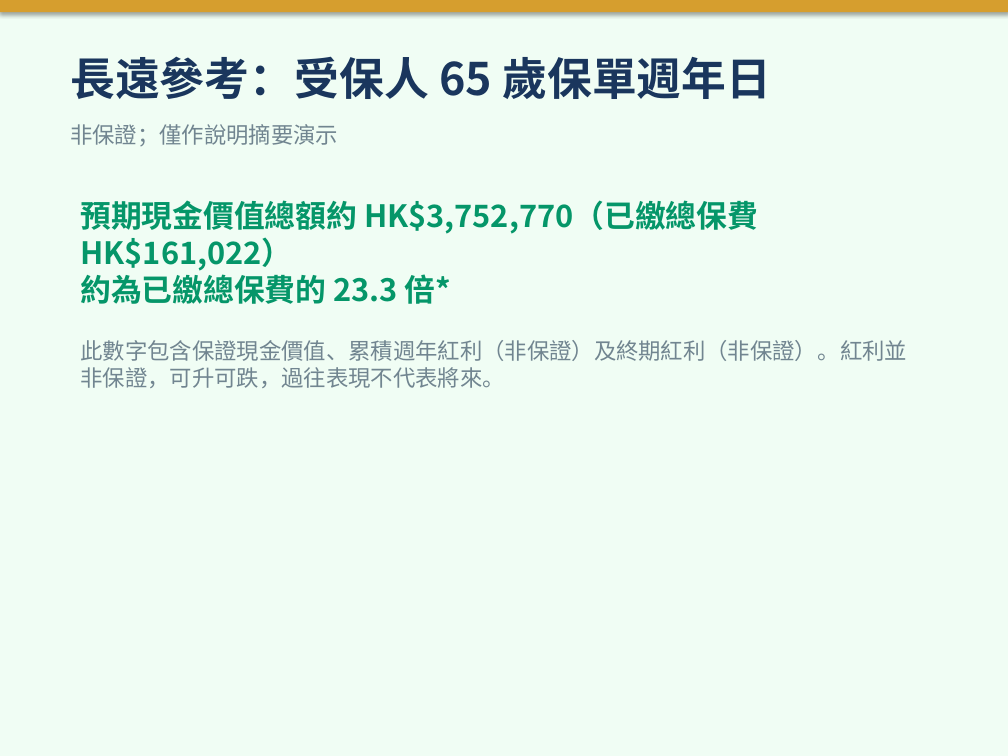
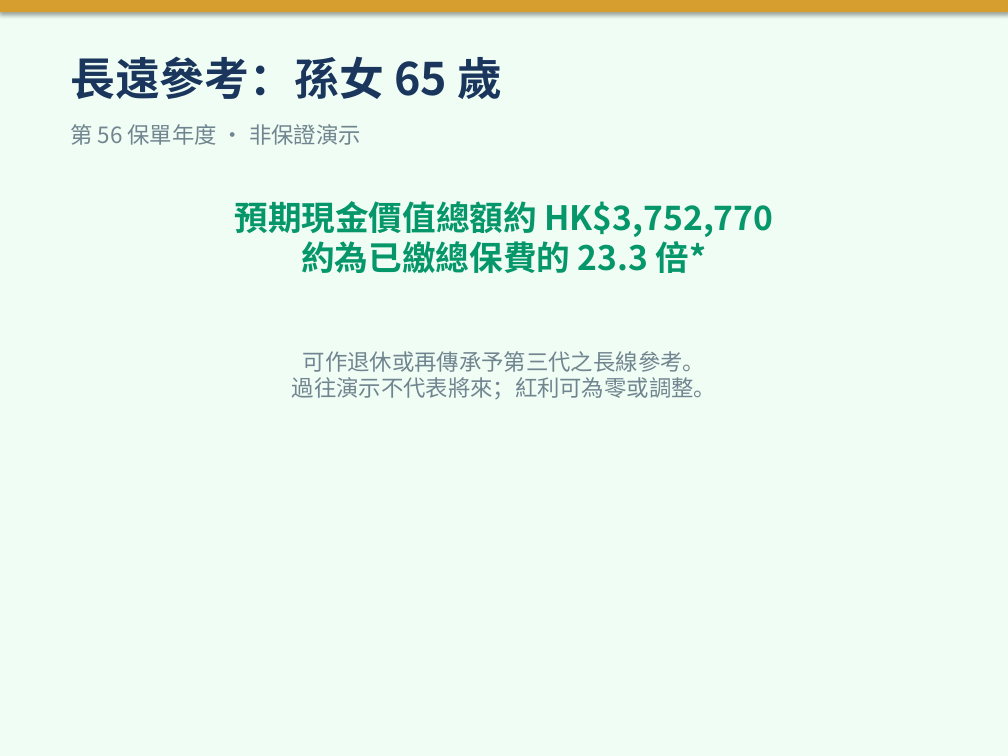
Before and after one commit to hoyinlung25-commits/yuyue-sales, a slide deck: slide 10 of client-base/presentations/Granddaughter_Savings_Plan_BOC.pptx (slide 9 before the commit). Drawn at 1008x756 pixels with LibreOffice and Linux fonts; fonts in the diff are those of the drawing. Boxes give left, top, right and bottom in pixels: in the first picture for what was removed or moved away, otherwise in the second. Text is boxed around its words. In the diff, an @@ line names an element or a change of style, - is before the commit and + after.

```diff
--- a/client-base/presentations/Granddaughter_Savings_Plan_BOC.pptx
+++ b/client-base/presentations/Granddaughter_Savings_Plan_BOC.pptx
@@ text at box(70, 56, 503, 99): text changed @@
-長遠參考：受保人 65 歲保單週年日
+長遠參考：孫女 65 歲
@@ text at box(70, 124, 361, 145): text changed @@
-非保證；僅作說明摘要演示
+第 56 保單年度 · 非保證演示
@@ text at box(234, 201, 774, 273): text changed; size 22 to 24 pt @@
-預期現金價值總額約 HK$3,752,770（已繳總保費 HK$161,022）
-約為已繳總保費的 23.3 倍*
+預期現金價值總額約 HK$3,752,770
+約為已繳總保費的 23.3 倍*
@@ text at box(292, 351, 716, 399): text changed @@
-此數字包含保證現金價值、累積週年紅利（非保證）及終期紅利（非保證）。紅利並非保證，可升可跌，過往表現不代表將來。
+可作退休或再傳承予第三代之長線參考。
+過往演示不代表將來；紅利可為零或調整。
```
Also in this commit, not shown: 8 other slides changed, 4 slides added, 3 slides removed, 1 other file.
